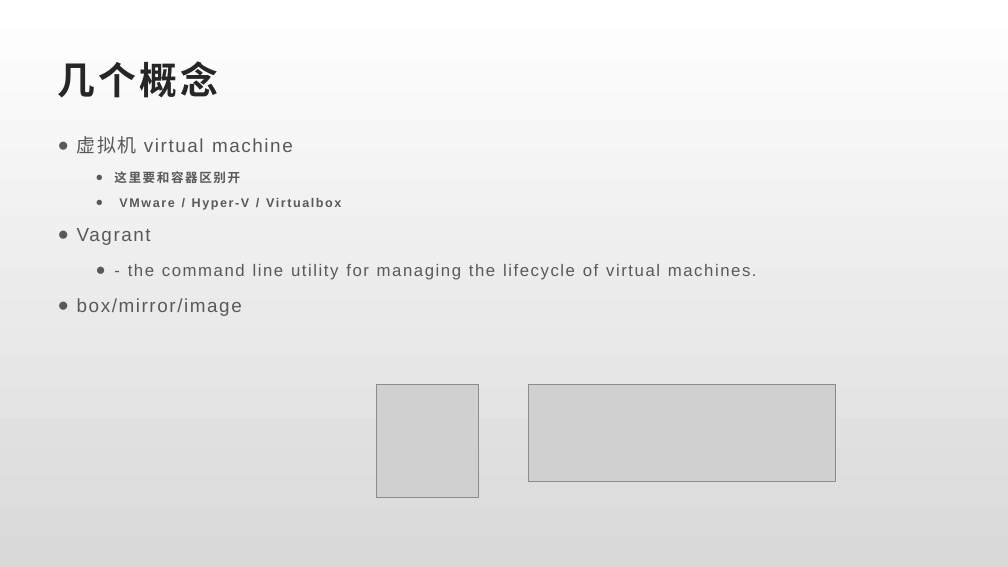
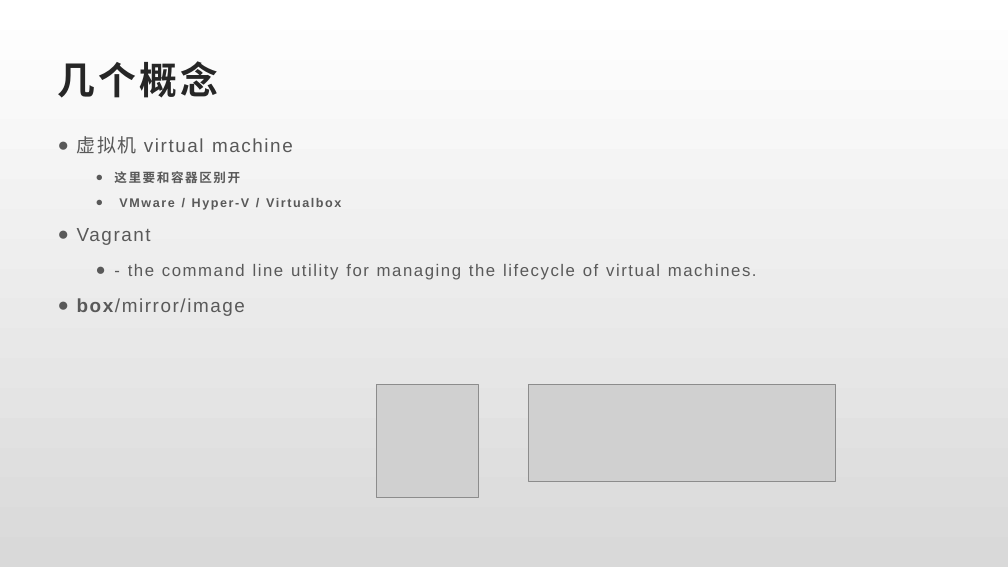
Before and after one commit to llaoj/my-share, a slide deck: slide 2 of vagrant-for-dev/index.pptx. Drawn at 1008x567 pixels with LibreOffice and Linux fonts; fonts in the diff are those of the drawing; grey boxes stand for pictures. Boxes give left, top, right and bottom in pixels: in the first picture for what was removed or moved away, otherwise in the second. Text is boxed around its words. In the diff, an @@ line names an element or a change of style, - is before the commit and + after.

```diff
--- a/vagrant-for-dev/index.pptx
+++ b/vagrant-for-dev/index.pptx
@@ text at (x1=77, y1=298, x2=245, y2=316): bold on in "box/mirror/image" @@
```
Also in this commit, not shown: 2 other slides changed.
